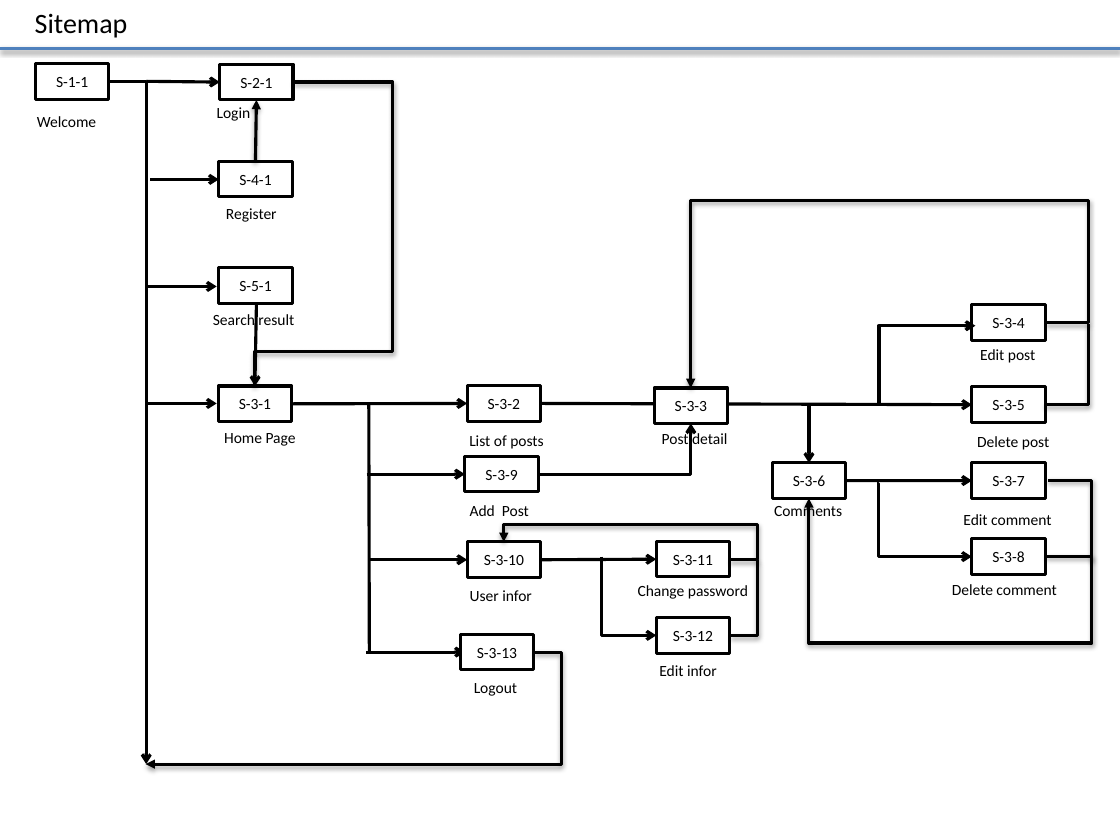
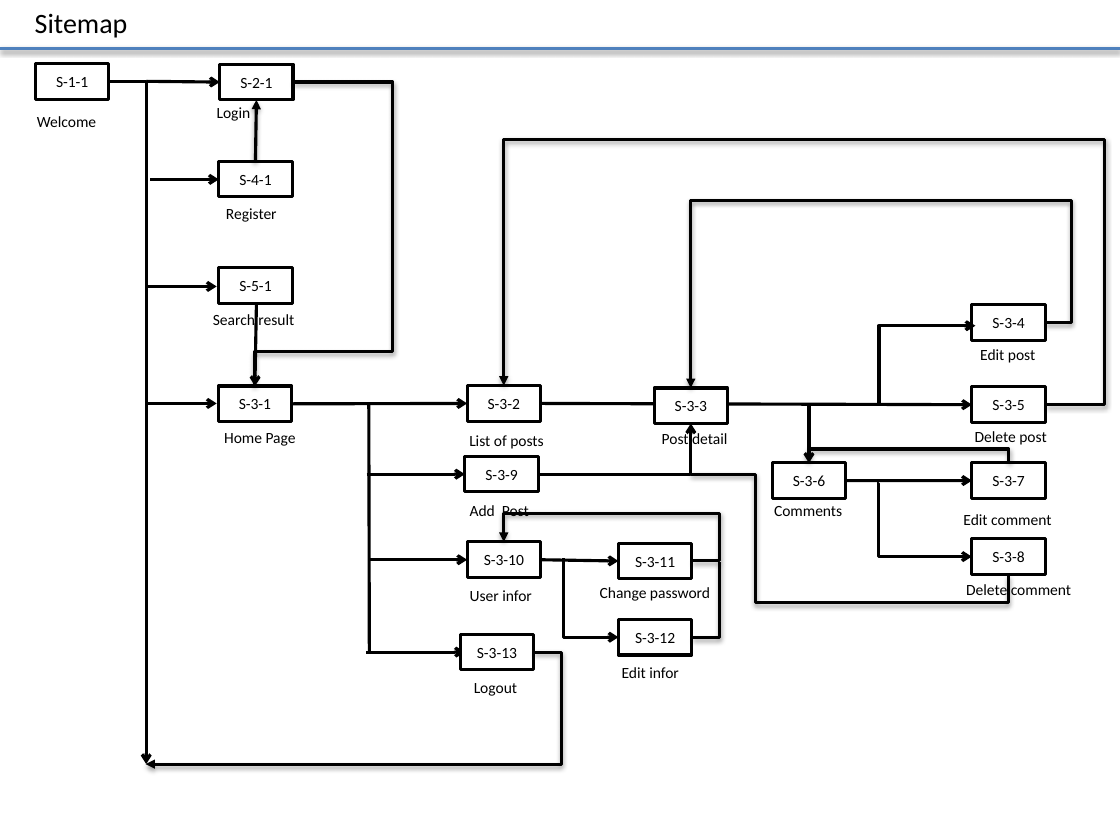
Before and after one commit to Mulodo-Java-Training/miniblog-nguyen.viet, a slide deck: slide 2 of doc/frontend/wireframe/TRN-MiniBlog_WireframeDesign_Nguyen.Viet.pptx. Drawn at 1120x840 pixels with LibreOffice and Linux fonts; fonts in the diff are those of the drawing. Boxes give left, top, right and bottom in pixels: in the first picture for what was removed or moved away, otherwise in the second. Text is boxed around its words. In the diff, an @@ line names an element or a change of style, - is before the commit and + after.

```diff
--- a/doc/frontend/wireframe/TRN-MiniBlog_WireframeDesign_Nguyen.Viet.pptx
+++ b/doc/frontend/wireframe/TRN-MiniBlog_WireframeDesign_Nguyen.Viet.pptx
@@ elbow arrow added from (1045, 404) to (504, 385), #000000 2 pt @@
@@ elbow arrow (1045, 323) - (691, 388): route changed @@
@@ elbow line removed from (1045, 404) to (1089, 324) @@
@@ elbow arrow moved from (1045, 557) - (809, 498) to (1009, 463) - (809, 463) @@
@@ text "Delete post": place and size @@
-text "Delete post" at [977,436,1049,450]
+text "Delete post" at [975,431,1046,445]
@@ elbow line moved from (1048, 480) - (1092, 560) to (1008, 575) - (691, 475) @@
@@ elbow arrow moved from (729, 559) - (504, 542) to (692, 561) - (504, 542) @@
@@ arrow moved from (541, 560) - (656, 559) to (541, 560) - (618, 561) @@
@@ 2 rectangles, 1 text, 1 elbow arrow, 1 elbow line: place and size @@
-2 rectangles, 1 text, 1 elbow arrow, 1 elbow line at [601,541,758,676]
+2 rectangles, 1 text, 1 elbow arrow, 1 elbow line at [563,543,720,678]
@@ text "Change password": place and size @@
-text "Change password" at [638,585,748,599]
+text "Change password" at [600,587,710,601]
@@ text "Delete comment": place and size @@
-text "Delete comment" at [952,584,1056,595]
+text "Delete comment" at [966,584,1071,595]
```
Also in this commit, not shown: 5 other slides changed.
